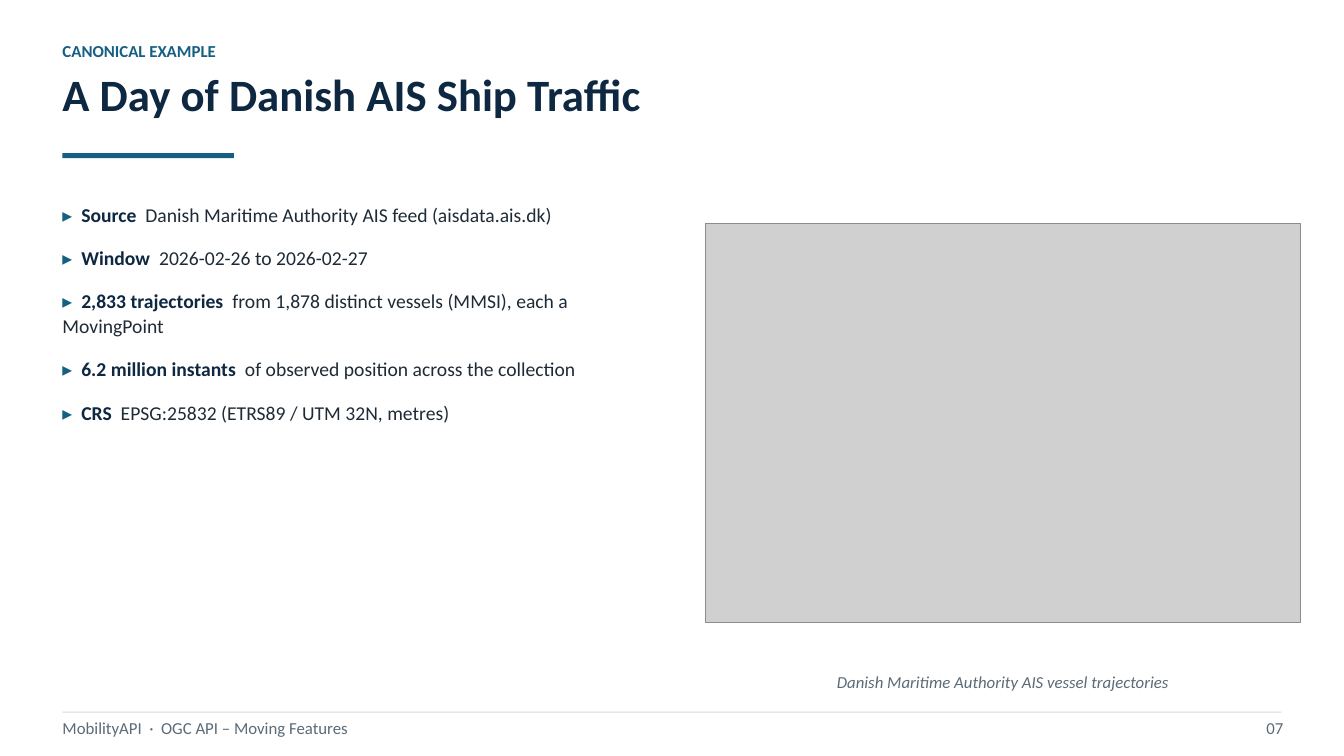
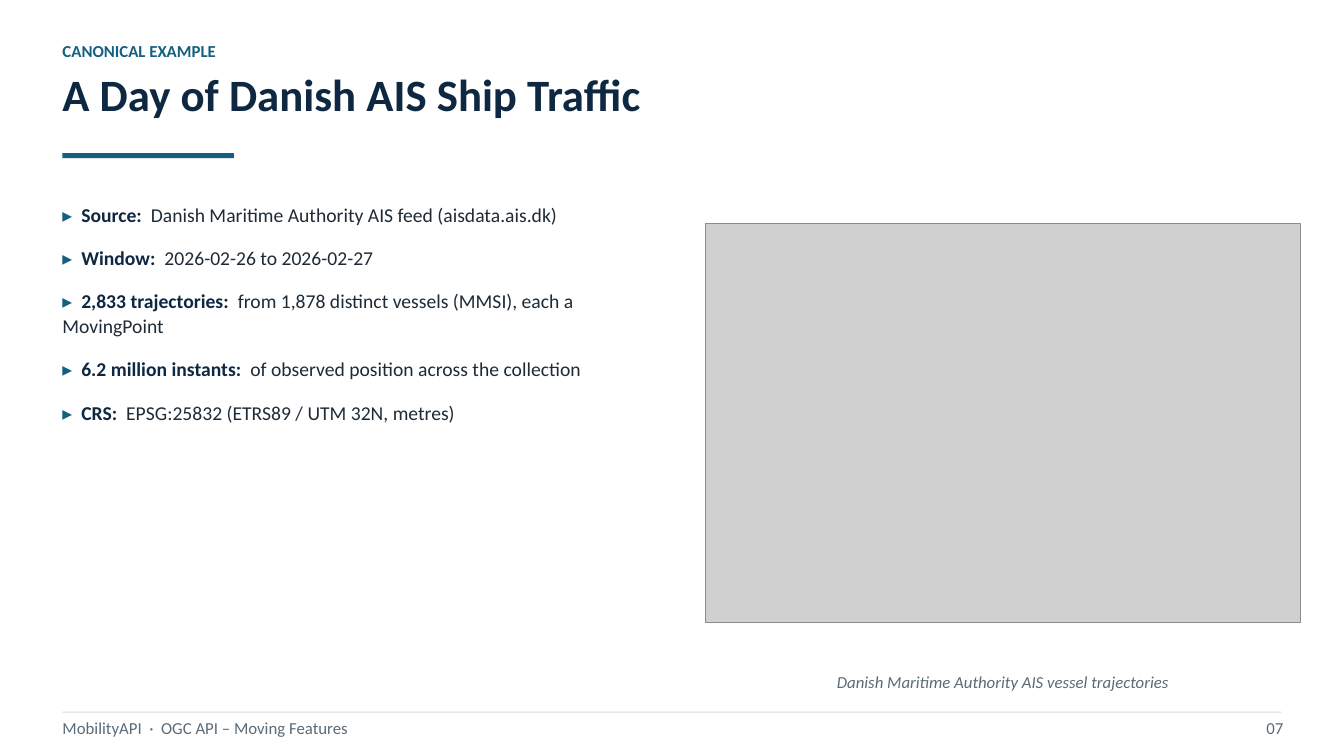
Before and after one commit to MobilityDB/MobilityAPI, a slide deck: slide 9 of MobilityAPIV5.pptx. Drawn at 1344x756 pixels with LibreOffice and Linux fonts; fonts in the diff are those of the drawing; grey boxes stand for pictures. Boxes give left, top, right and bottom in pixels: in the first picture for what was removed or moved away, otherwise in the second. Text is boxed around its words. In the diff, an @@ line names an element or a change of style, - is before the commit and + after.

Commit message:
V5 deck: colon after each bold keyword; transparent OGC logo corners
Bullets now read 'Keyword: description' across every slide (one change in the
shared bullets helper). The OGC Associate Member badge on the title slide has its
white corners knocked out to transparent (border-connected white only, so the
white OGC panel and Associate Member text stay solid), removing the white squares
against the navy background. PDF re-rendered.

```diff
--- a/MobilityAPIV5.pptx
+++ b/MobilityAPIV5.pptx
@@ text at [62,208,581,423]: text changed @@
-▸ Source Danish Maritime Authority AIS feed (aisdata.ais.dk)
-▸ Window 2026-02-26 to 2026-02-27
-▸ 2,833 trajectories from 1,878 distinct vessels (MMSI), each a MovingPoint
-▸ 6.2 million instants of observed position across the collection
-▸ CRS EPSG:25832 (ETRS89 / UTM 32N, metres)
+▸ Source: Danish Maritime Authority AIS feed (aisdata.ais.dk)
+▸ Window: 2026-02-26 to 2026-02-27
+▸ 2,833 trajectories: from 1,878 distinct vessels (MMSI), each a MovingPoint
+▸ 6.2 million instants: of observed position across the collection
+▸ CRS: EPSG:25832 (ETRS89 / UTM 32N, metres)
```
Also in this commit, not shown: 14 other slides changed, 1 other file.
